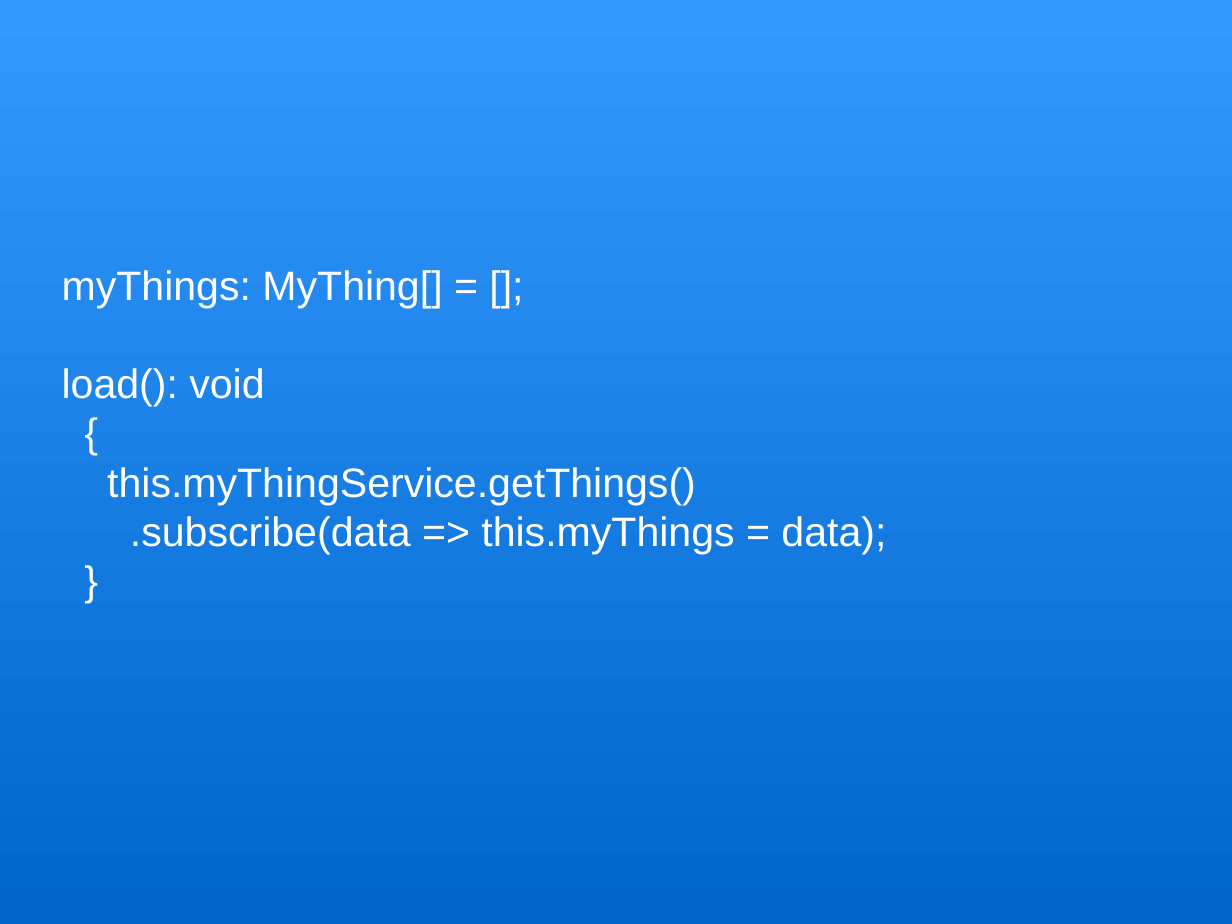
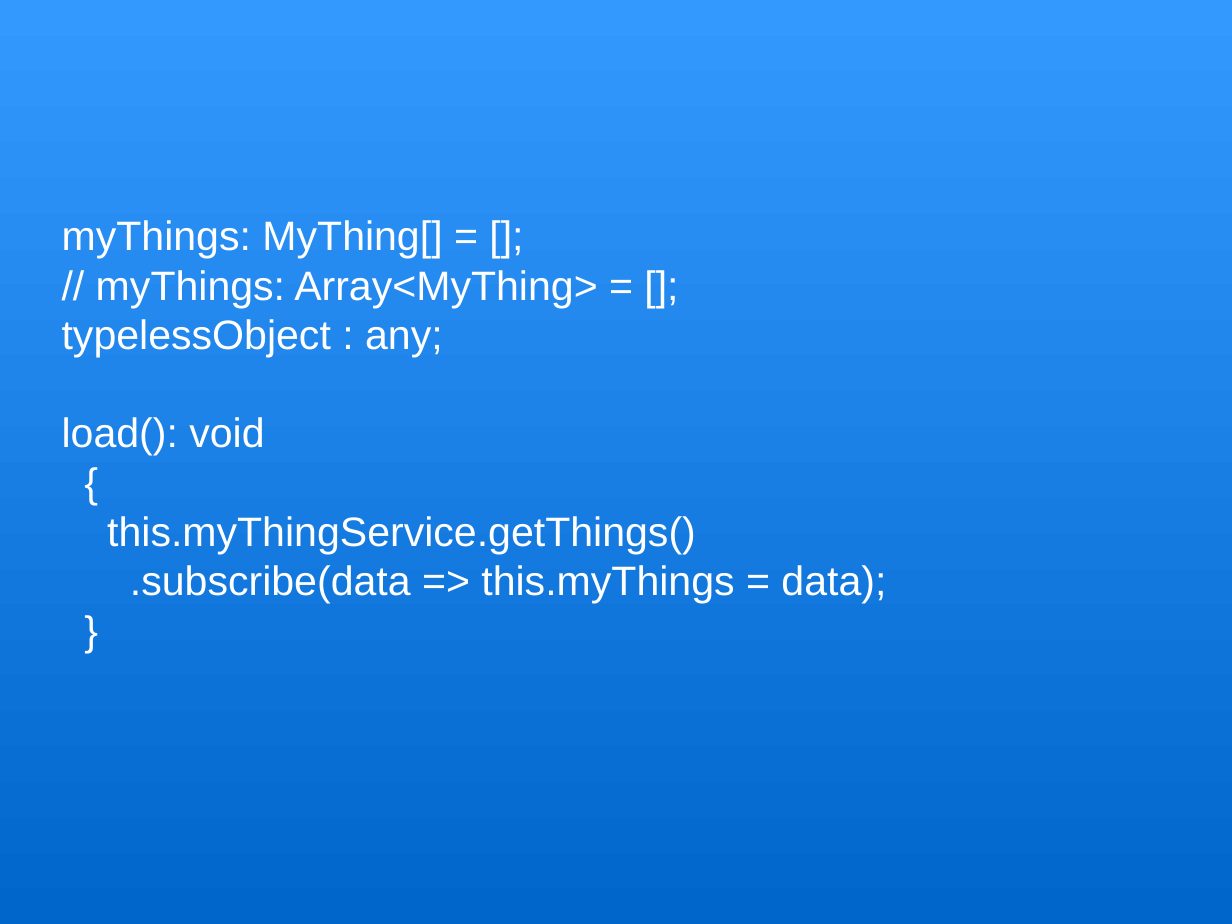
Before and after one commit to trognus/devcon2016, a slide deck: slide 7 of devconNg2.odp. Drawn at 1232x924 pixels with LibreOffice and Linux fonts; fonts in the diff are those of the drawing. Boxes give left, top, right and bottom in pixels: in the first picture for what was removed or moved away, otherwise in the second. Text is boxed around its words. In the diff, an @@ line names an element or a change of style, - is before the commit and + after.

```diff
--- a/devconNg2.odp
+++ b/devconNg2.odp
@@ subtitle at (x1=62, y1=270, x2=597, y2=357): paragraphs added @@
+// myThings: Array<MyThing> = [];
+typelessObject : any;
```
Also in this commit, not shown: 7 other slides changed, 1 other file.
